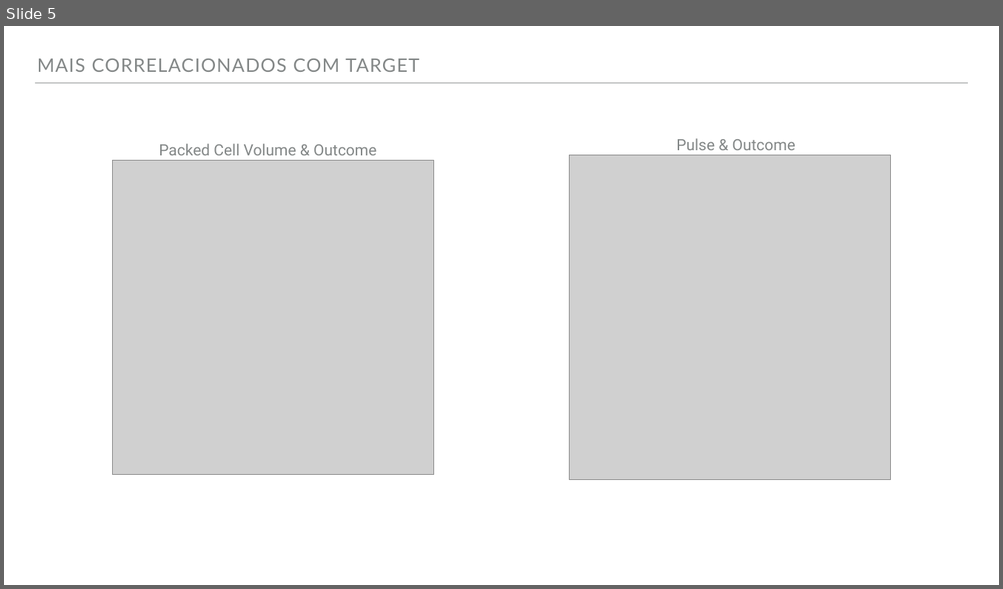
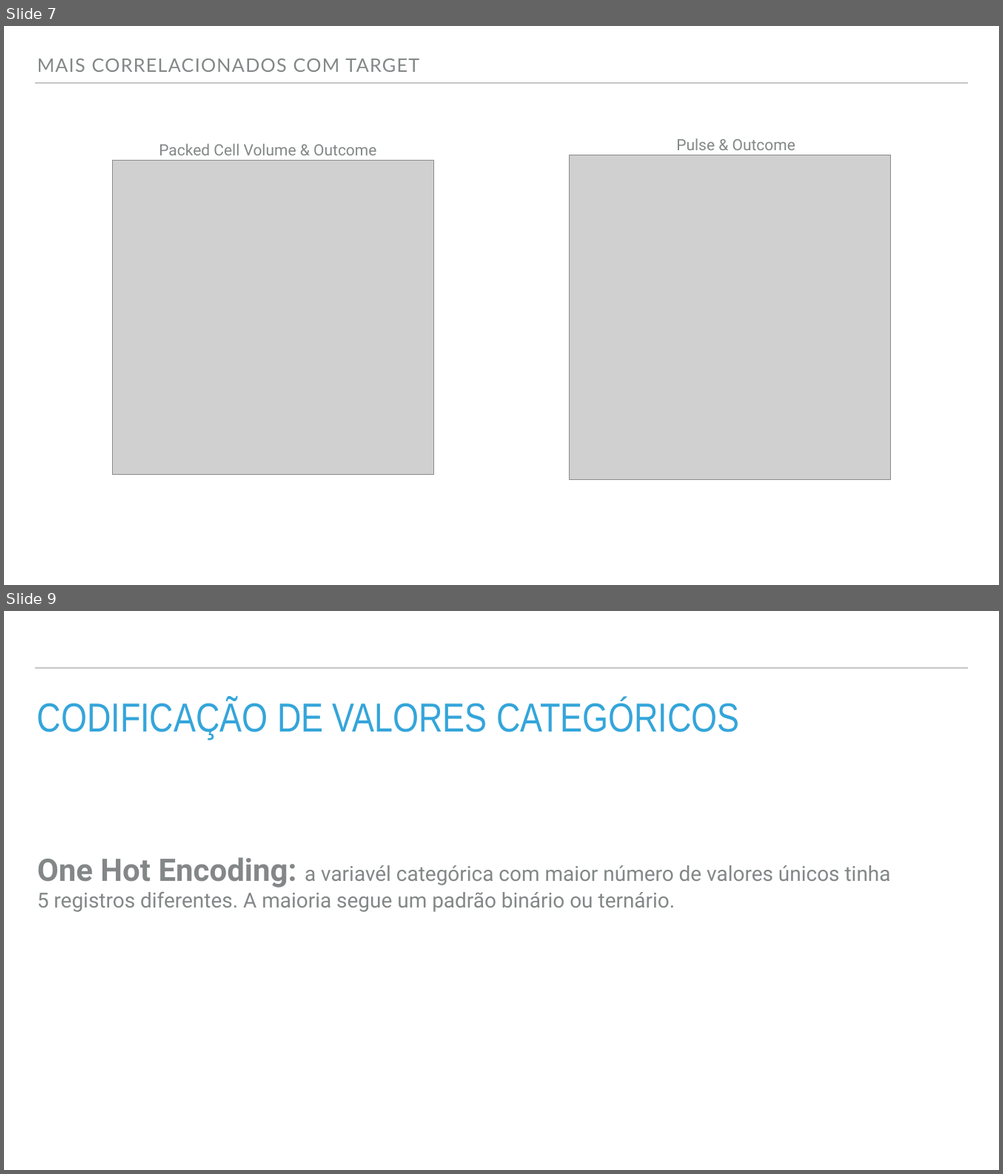
Before and after one commit to anafalcao/Int_computacional, a slide deck: horse_life.pptx. Shown one above the other, each under a label of ours: slide 5 before the commit, slides 7 and 9 after it; the slides between them are not shown. The pictures are 1003x589 and 1003x1174 pixels, drawn with LibreOffice and Linux fonts; fonts in the diff are those of the drawing; grey boxes stand for pictures. Boxes give left, top, right and bottom in pixels: in the first picture for what was removed or moved away, otherwise in the second. Text is boxed around its words. In the diff, an @@ line names an element or a change of style, - is before the commit and + after.

```diff
--- a/horse_life.pptx
+++ b/horse_life.pptx
@@ slide 9 added at box(4, 611, 999, 1170), background #FFFFFF; not listed: 1 template element that a slide beside it also shows @@
@@ title added at box(37, 699, 739, 739), 78.3 pt, text #34A5DA @@
+CODIFICAÇÃO DE VALORES CATEGÓRICOS
@@ text added at box(37, 857, 891, 912), 40 pt, text #838787 @@
+One Hot Encoding: a variavél categórica com maior número de valores únicos tinha 5 registros diferentes. A maioria segue um padrão binário ou ternário.
@@ what was slide 5 is now slide 7 @@
```
Also in this commit, not shown: 3 other slides added.
